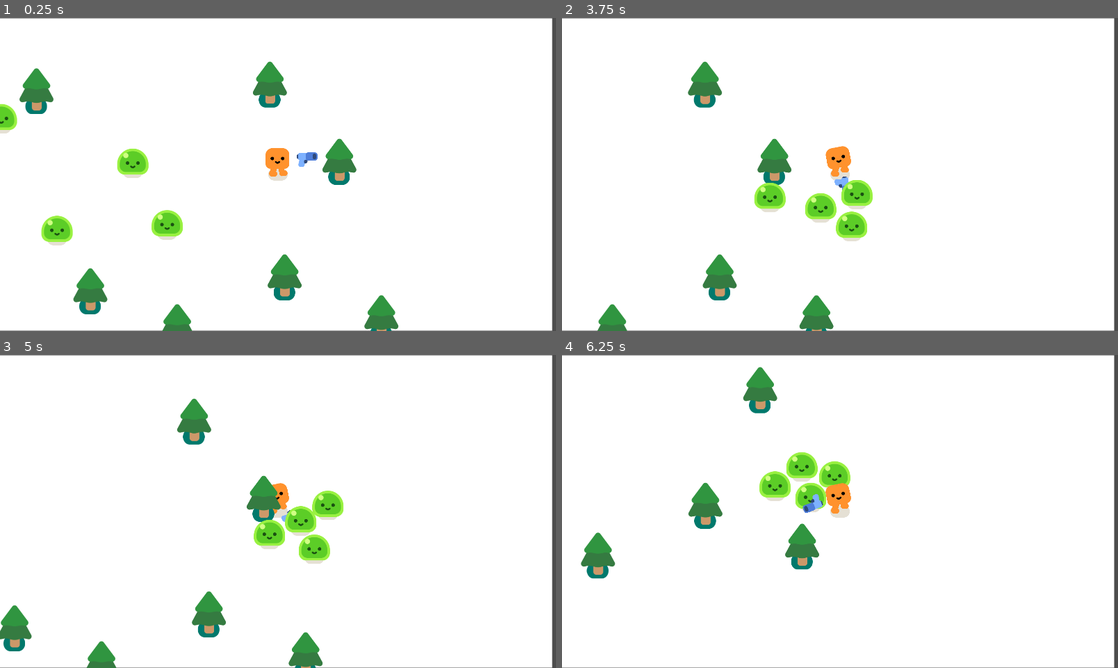
Above: before the commit, frames 1-4 (two rows, left to right).
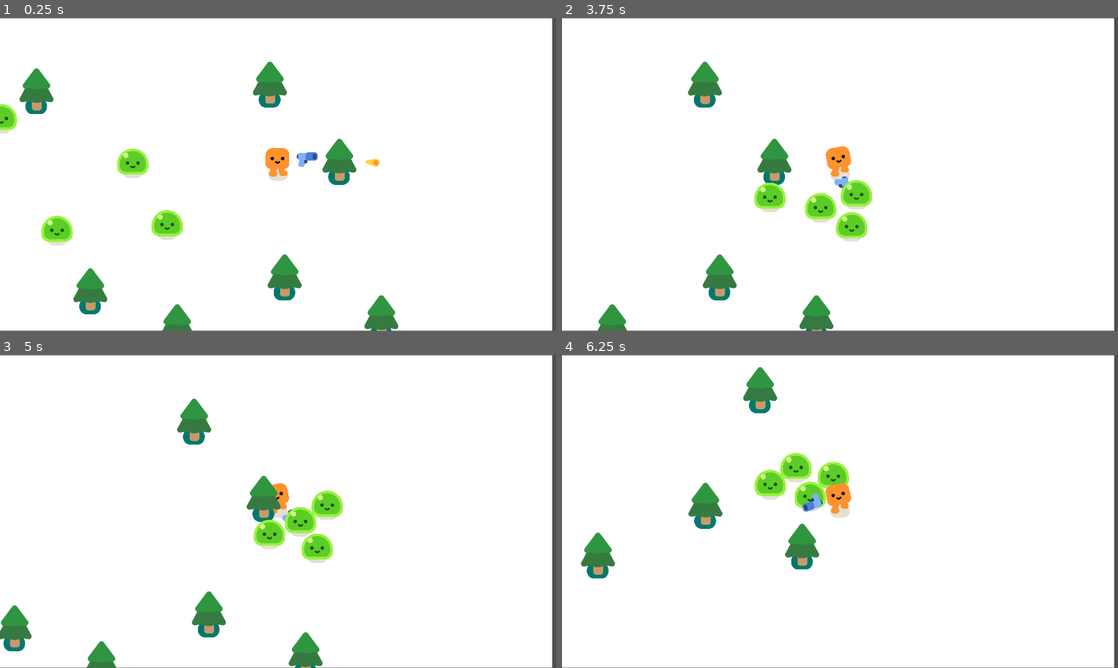
Above: after the commit, the same moments.

Repository: daogiabaohp420/VampireSurvivor-Classic
Game: Godot game, scene res://vampire_game.tscn
The game is run twice, just before and just after one commit, with the same random seed, the same clock (stepped at 60 frames per second) and the same inputs.
Inputs:
- Up to frame 1 (0.25 s): no input
- Up to frame 2 (3.75 s): hold D (move_right) 0.53-1.28 s; hold S (move_down) 1.28-2.03 s; hold D (move_right) 2.03-2.78 s; hold W (move_up) 2.78-3.53 s; hold A (move_left) from 3.53 s (still down)
- Up to frame 3 (5 s): keep holding A (move_left)
- Up to frame 4 (6.25 s): release A (move_left) at 5.03 s; hold S (move_down) 5.03-5.78 s; hold D (move_right) from 5.78 s (still down)

The runs differ from the first frame. In frame 1, less than 0.1% of the frame differs, in the area x 65-69%, y 44-48%; in frame 2, 0.2%; in frame 3, 0.4%; in frame 4, 0.9%, in the area x 34-52%, y 30-51%.

Commit message:
Make the bullets scene instance created by unload scene

Diff:
--- a/bullet.tscn
+++ b/bullet.tscn
@@ -7,7 +7,7 @@
 radius = 19.2354
 
 [node name="Bullet" type="Area2D"]
-rotation = 0.569987
+rotation = 0.10346
 collision_layer = 0
 collision_mask = 3
 script = ExtResource("1_4p2e6")
--- a/gun.gd
+++ b/gun.gd
@@ -11,3 +11,7 @@
 
 func shoot():
 	const BULLET = preload("res://bullet.tscn")
+	# instantiate is function to unload scenes to create a new instance of scenes
+	var new_bullet = BULLET.instantiate()
+	new_bullet.global_position = %ShootingPoint.global_position
+	%ShootingPoint.add_child(new_bullet)
--- a/gun.tscn
+++ b/gun.tscn
@@ -1,7 +1,8 @@
-[gd_scene load_steps=4 format=3 uid="uid://b7kioweosjgx1"]
+[gd_scene load_steps=5 format=3 uid="uid://b7kioweosjgx1"]
 
 [ext_resource type="Texture2D" uid="uid://cswb5do8rrj7q" path="res://pistol/pistol.png" id="1_6hpcx"]
 [ext_resource type="Script" path="res://gun.gd" id="1_sh3hl"]
+[ext_resource type="PackedScene" uid="uid://b284e8axcytpl" path="res://bullet.tscn" id="3_stl0i"]
 
 [sub_resource type="CircleShape2D" id="CircleShape2D_bce4r"]
 radius = 256.564
@@ -24,4 +25,7 @@
 texture = ExtResource("1_6hpcx")
 
 [node name="ShootingPoint" type="Marker2D" parent="WeaponPivot/Pistol"]
+unique_name_in_owner = true
 position = Vector2(27.0648, -10.8395)
+
+[node name="Bullet" parent="WeaponPivot/Pistol/ShootingPoint" instance=ExtResource("3_stl0i")]
